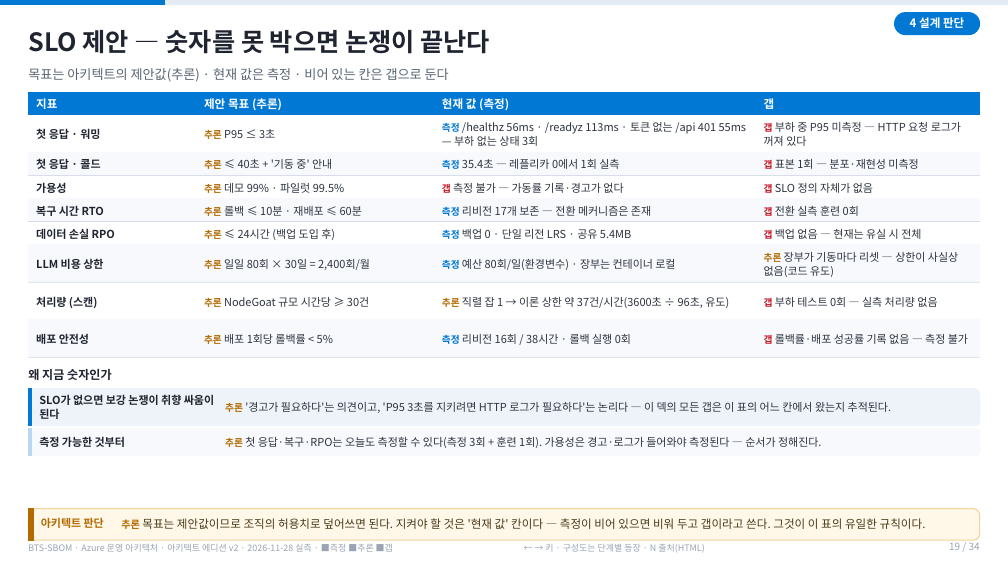
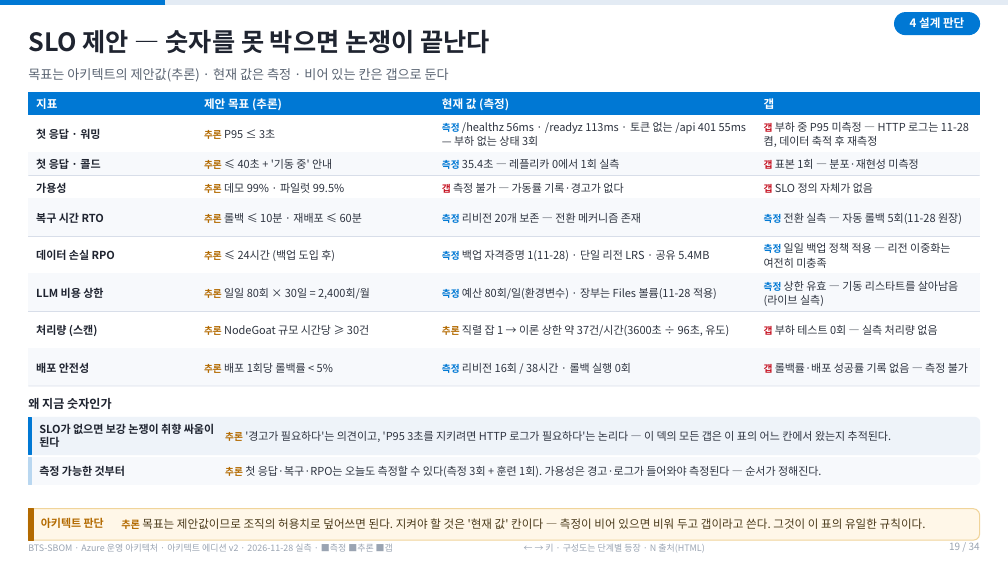
Before and after one commit to Jack-Hwang/beyondthesecurity-sbom, a slide deck: slide 19 of docs/AZURE_OPERATIONS_OVERVIEW.pptx. Drawn at 1008x567 pixels with LibreOffice and Linux fonts; fonts in the diff are those of the drawing. Boxes give left, top, right and bottom in pixels: in the first picture for what was removed or moved away, otherwise in the second. Text is boxed around its words. In the diff, an @@ line names an element or a change of style, - is before the commit and + after.

```diff
--- a/docs/AZURE_OPERATIONS_OVERVIEW.pptx
+++ b/docs/AZURE_OPERATIONS_OVERVIEW.pptx
@@ text at [764,121,969,147]: text changed @@
-갭 부하 중 P95 미측정 — HTTP 요청 로그가 꺼져 있다
+갭 부하 중 P95 미측정 — HTTP 로그는 11-28 켬, 데이터 축적 후 재측정
@@ rectangle: place and size @@
-rectangle at [29,199,980,222]
+rectangle at [29,199,980,237]
@@ text "복구 시간 RTO": place and size @@
-text "복구 시간 RTO" at [36,205,104,216]
+text "복구 시간 RTO" at [36,212,104,223]
@@ text "추론 롤백 ≤ 10분 · ...": place and size @@
-text "추론 롤백 ≤ 10분 · ..." at [204,206,362,216]
+text "추론 롤백 ≤ 10분 · ..." at [204,213,362,223]
@@ line moved from (29, 222) - (980, 222) to (29, 236) - (980, 236) @@
@@ text "데이터 손실 RPO": place and size @@
-text "데이터 손실 RPO" at [36,228,115,239]
+text "데이터 손실 RPO" at [36,249,115,260]
@@ text "추론 ≤ 24시간 (백업 도입 ...": place and size @@
-text "추론 ≤ 24시간 (백업 도입 ..." at [204,229,335,240]
+text "추론 ≤ 24시간 (백업 도입 ..." at [204,250,335,261]
@@ text at [442,213,641,223]: text changed @@
-측정 리비전 17개 보존 — 전환 메커니즘은 존재
+측정 리비전 20개 보존 — 전환 메커니즘 존재
@@ text at [764,213,962,224]: text changed @@
-갭 전환 실측 훈련 0회
+측정 전환 실측 — 자동 롤백 5회(11-28 원장)
@@ text at [442,250,709,261]: text changed @@
-측정 백업 0 · 단일 리전 LRS · 공유 5.4MB
+측정 백업 자격증명 1(11-28) · 단일 리전 LRS · 공유 5.4MB
@@ text at [764,243,950,268]: text changed @@
-갭 백업 없음 — 현재는 유실 시 전체
+측정 일일 백업 정책 적용 — 리전 이중화는 여전히 미충족
@@ text at [442,288,717,299]: text changed @@
-측정 예산 80회/일(환경변수) · 장부는 컨테이너 로컬
+측정 예산 80회/일(환경변수) · 장부는 Files 볼륨(11-28 적용)
@@ text at [764,281,958,306]: text changed @@
-추론 장부가 기동마다 리셋 — 상한이 사실상 없음(코드 유도)
+측정 상한 유효 — 기동 리스타트를 살아남음(라이브 실측)
@@ 15 texts, 4 rectangles, 3 lines, 2 rounded rectangles: place and size @@
-15 texts, 4 rectangles, 3 lines, 2 rounded rectangles at [28,245,980,455]
+15 texts, 4 rectangles, 3 lines, 2 rounded rectangles at [28,274,980,484]
```
Also in this commit, not shown: 17 other slides changed, 4 other files.
